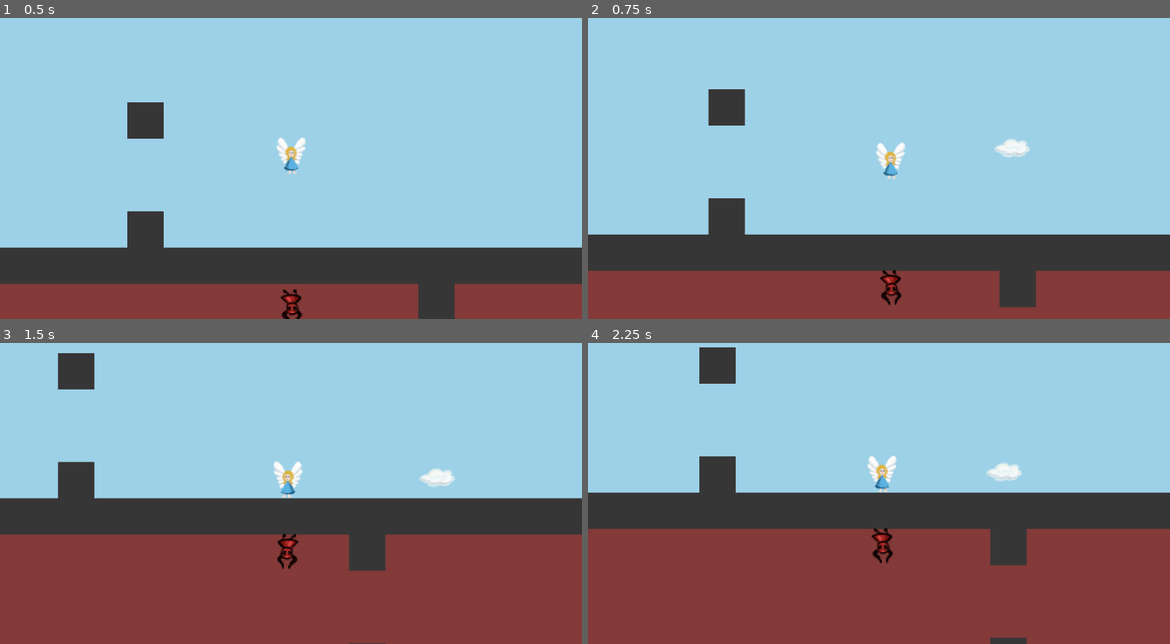
Above: before the commit, frames 1-4 (two rows, left to right).
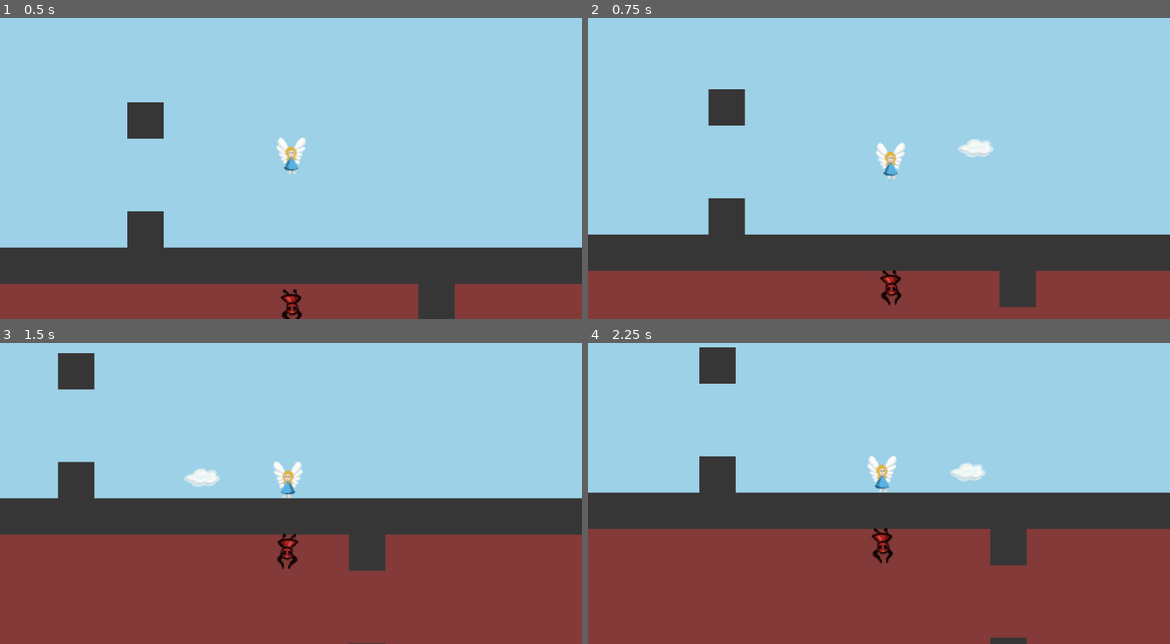
Above: after the commit, the same moments.

Repository: ang-vil/angvil
Game: Godot game, scene res://scenes/w1-1.tscn
Two runs of this game, one before a commit and one after it. Both use one fixed random seed, a clock stepped at 60 frames per second and the inputs below. This scene is started directly instead of the project's main scene.
Inputs:
- Up to frame 1 (0.5 s): no input
- Up to frame 2 (0.75 s): tap Enter at 0.5 s; hold Right (key_right) from 0.53 s (still down); tap Space (shoot) at 0.6 s
- Up to frame 3 (1.5 s): release Right (key_right) at 1.28 s; hold Left (key_left) from 1.28 s (still down); tap Space (shoot) at 1.35 s
- Up to frame 4 (2.25 s): release Left (key_left) at 2.03 s; hold Right (key_right) from 2.03 s (still down); tap Space (shoot) at 2.1 s

Frame 1 is identical in both runs. In frame 2, 0.5% of the frame differs, in the area x 63-76%, y 40-47%; in frame 3, 0.5%; in frame 4, 0.5%.

Commit message:
Make bullets fly in both directions

Diff:
--- a/scenes/angel.tscn
+++ b/scenes/angel.tscn
@@ -27,4 +27,3 @@
 stream = ExtResource( 1 )
 
 [node name="bulletspawn" type="Position2D" parent="."]
-position = Vector2( 32, 0 )
--- a/scripts/angel.gd
+++ b/scripts/angel.gd
@@ -7,13 +7,16 @@
 var jumping = false
 
 var bullet = preload("res://scenes/bullet.tscn")
+var direction = Vector2(1, 0)
 
 func get_input(delta):
 	if Input.is_action_pressed("key_right"):
 		get_node("Sprite").set_flip_h(false)
+		direction.x = 1
 		velocity.x = lerp(velocity.x, vars.WALK_SPEED, 0.3)
 	elif Input.is_action_pressed("key_left"):
 		get_node("Sprite").set_flip_h(true)
+		direction.x = -1
 		velocity.x = lerp(velocity.x, vars.WALK_SPEED*-1, 0.3)
 	else:
 		# smoothen walk
@@ -36,6 +39,7 @@
 
 func shoot():
 	var b = bullet.instance()
+	b.direction = direction
 	owner.add_child(b)
 	b.transform = $bulletspawn.global_transform
 
--- a/scripts/bullet.gd
+++ b/scripts/bullet.gd
@@ -1,9 +1,14 @@
 extends Area2D
 
-var speed = 750
+var vars = preload("res://scripts/constants.gd")
+var direction
 
 func _physics_process(delta):
-	position += transform.x * speed * delta
+	if direction.x > 0:
+		position += transform.x * vars.BULLET_SPEED * delta
+	else:
+		position -= transform.x * vars.BULLET_SPEED * delta
 
 func _on_bullet_body_entered(body):
-	queue_free()
+	if body.name != "angel" and body.name != "devil":
+		queue_free()
--- a/scripts/constants.gd
+++ b/scripts/constants.gd
@@ -1,3 +1,4 @@
 const GRAVITY = 200.0
 const WALK_SPEED = 200
 const JUMP_SPEED = 150.0
+const BULLET_SPEED = 750
